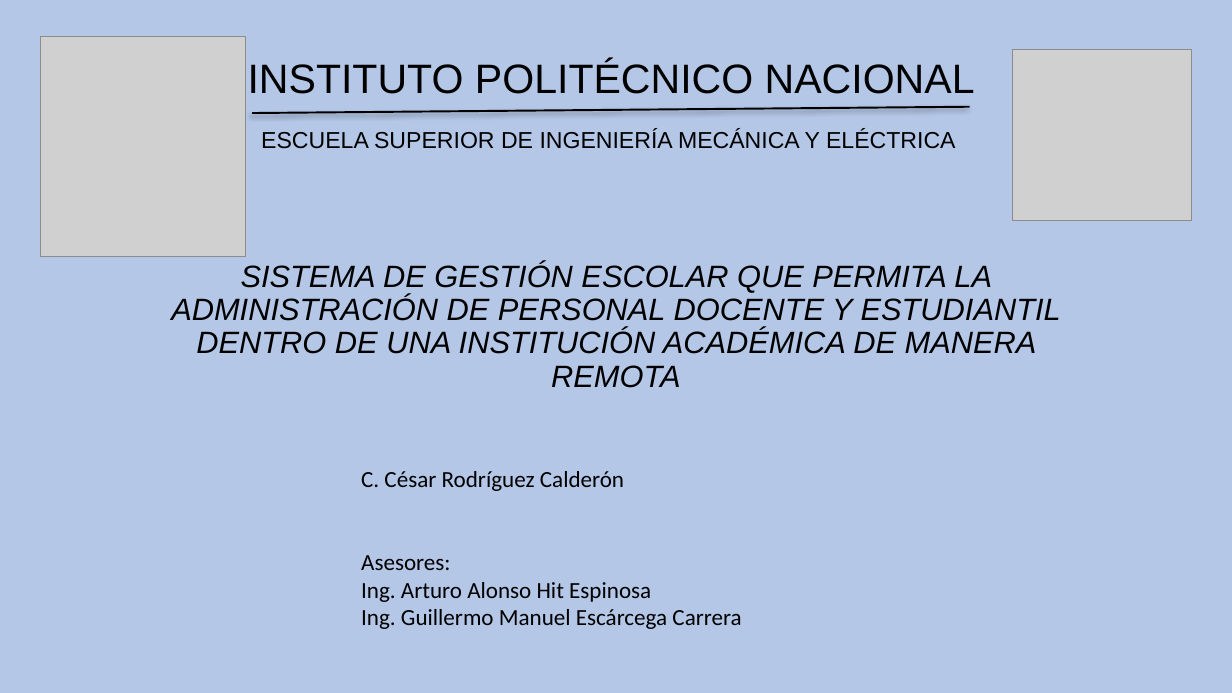
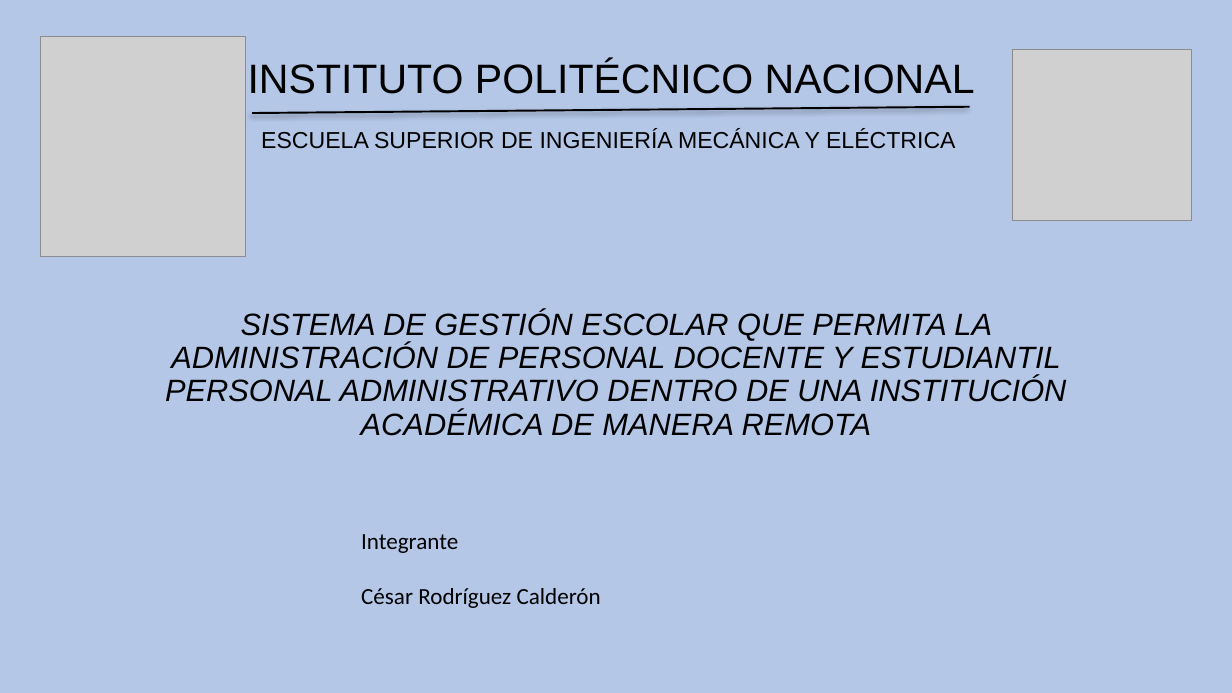
Before and after one commit to CesarFlick/shule-server-repositorio, a slide deck: slide 1 of INSTITUTO POLITÉCNICO NACIONAL.pptx. Drawn at 1232x693 pixels with LibreOffice and Linux fonts; fonts in the diff are those of the drawing; grey boxes stand for pictures. Boxes give left, top, right and bottom in pixels: in the first picture for what was removed or moved away, otherwise in the second. Text is boxed around its words. In the diff, an @@ line names an element or a change of style, - is before the commit and + after.

```diff
--- a/INSTITUTO POLITÉCNICO NACIONAL.pptx
+++ b/INSTITUTO POLITÉCNICO NACIONAL.pptx
@@ subtitle at [165, 311, 1067, 436]: text changed @@
-SISTEMA DE GESTIÓN ESCOLAR QUE PERMITA LA ADMINISTRACIÓN DE PERSONAL DOCENTE Y ESTUDIANTIL DENTRO DE UNA INSTITUCIÓN ACADÉMICA DE MANERA REMOTA
+SISTEMA DE GESTIÓN ESCOLAR QUE PERMITA LA ADMINISTRACIÓN DE PERSONAL DOCENTE Y ESTUDIANTIL PERSONAL ADMINISTRATIVO DENTRO DE UNA INSTITUCIÓN ACADÉMICA DE MANERA REMOTA
@@ text at [361, 534, 601, 608]: text changed @@
-C. César Rodríguez Calderón
-Asesores:
-Ing. Arturo Alonso Hit Espinosa
-Ing. Guillermo Manuel Escárcega Carrera
+Integrante
+César Rodríguez Calderón
```
Also in this commit, not shown: 9 other slides changed, 2 slides added, 7 other files.
